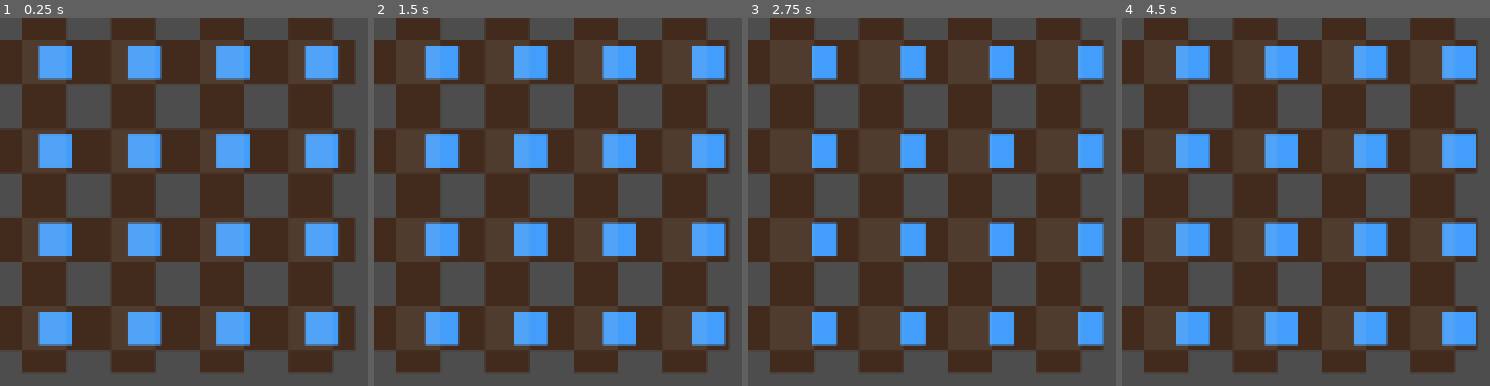
Above: before the commit, frames 1-4 (left to right).
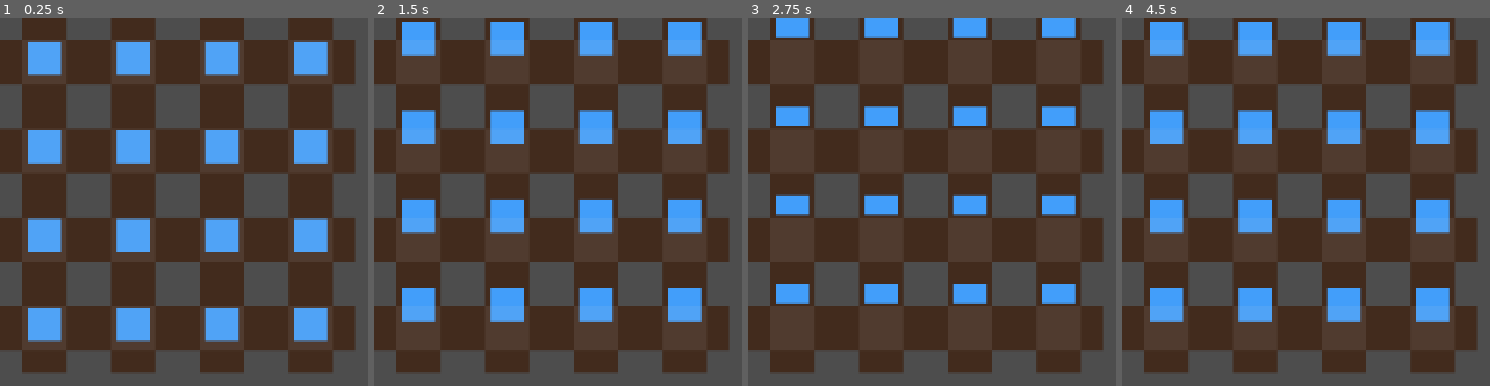
Above: after the commit, the same moments.

Repository: picasso250/gridworld
Game: Godot game, scene res://tube_test.tscn
The game is run twice, just before and just after one commit, with the same random seed, the same clock (stepped at 60 frames per second) and the same inputs.
Inputs (mouse positions are in pixels of both pictures, inside the frame that each line leads up to):
- Up to frame 1 (0.25 s): no input
- Up to frame 2 (1.5 s): move the mouse to (outside the picture) at 0.52 s; click (outside the picture) at 0.67 s; move the mouse to (outside the picture) at 1.27 s; click (outside the picture) at 1.42 s
- Up to frame 3 (2.75 s): move the mouse to (outside the picture) at 2.02 s; click (outside the picture) at 2.17 s
- Up to frame 4 (4.5 s): move the mouse to (outside the picture) at 2.77 s; click (outside the picture) at 2.92 s; move the mouse to (outside the picture) at 3.52 s; click (outside the picture) at 3.67 s; move the mouse to (1442, 330) at 4.27 s; click (1442, 330) at 4.42 s

The runs differ from the first frame. In frame 1, 12% of the frame differs, in the area x 7-93%, y 6-90%; in frame 2, 25%; in frame 3, 19%; in frame 4, 26%, in the area x 7-97%, y 1-90%.

Commit message:
8种动画

Diff:
--- a/tube.gd
+++ b/tube.gd
@@ -1,25 +1,29 @@
 extends Control
+
+enum Direction { RIGHT, UP, LEFT, DOWN }
+enum Movement { OUTWARD, INWARD }
 
 @export var x: int = 0
 @export var y: int = 0
-@export var cell_size: float = 64 # 格子宽度
-@export var pipe_width: float = 32 # 水管直径
-@export var pipe_thickness: float = 4 # 水管壁厚度
-@export var draw_left_pipe: bool = true # 是否画左半边的管道
-@export var draw_right_pipe: bool = true # 是否画右半边的管道
-@export var draw_top_pipe: bool = true # 是否画上半边的管道
-@export var draw_bottom_pipe: bool = true # 是否画下半边的管道
-@export var debug: bool = false # 是否开启调试模式
+@export var cell_size: float = 64
+@export var pipe_width: float = 32
+@export var pipe_thickness: float = 4
+@export var draw_left_pipe: bool = true
+@export var draw_right_pipe: bool = true
+@export var draw_top_pipe: bool = true
+@export var draw_bottom_pipe: bool = true
+@export var debug: bool = false
 
-# 参数化颜色
-@export var pipe_color: Color = Color(0.2, 0.1, 0.04, 1)  # 管壁颜色 (古铜色)
-@export var water_color: Color = Color(0.2, 0.6, 1.0, 1)  # 水的颜色 (鲜亮的蓝绿色)
+@export var pipe_color: Color = Color(0.2, 0.1, 0.04, 1)
+@export var water_color: Color = Color(0.2, 0.6, 1.0, 1)
 
-var water_size = pipe_width - pipe_thickness * 2 # 水的大小
+var water_size = pipe_width - pipe_thickness * 2
 
-var water_pos: Vector2 = Vector2(0, 0)  # 水的初始位置
-var water_target: Vector2 = Vector2(32, 0) # 水的目标位置
-var speed: float = 33 # 水流的速度，每秒移动的像素数
+var water_pos: Vector2 = Vector2(0, 0)
+@export var speed: float = 33
+@export var animation_direction: Direction = Direction.RIGHT
+@export var animation_movement: Movement = Movement.OUTWARD # Added parameter for inward/outward
+
 
 func _ready():
 	pass
@@ -51,13 +55,43 @@
 		draw_rect(Rect2(Vector2(-pipe_width / 2, -cell_size / 2), Vector2(pipe_width, cell_size)), cross_color)
 
 func _process(delta):
-	# 水的移动：每一帧根据速度更新水的水平位置
-	var direction = Vector2(1, 0)
-	water_pos += direction * speed * delta
+	var direction_vector = get_direction_vector(animation_direction, animation_movement)
+	water_pos += direction_vector * speed * delta
 
-	# 检查水的位置是否超出管道左边界
-	if water_pos.x > cell_size / 2:
-		# 水流回起始位置
-		water_pos.x = 0
+	# Check boundaries and reset if needed.  Logic depends on movement type.
+	if animation_movement == Movement.OUTWARD:
+		if abs(water_pos.x) > cell_size / 2 or abs(water_pos.y) > cell_size / 2:
+			water_pos = Vector2(0, 0)
+	else: #INWARD
+		if water_pos.distance_to(Vector2.ZERO) < 1: #Check if close enough to center
+			water_pos = get_edge_position(animation_direction)
+
 
 	queue_redraw()
+
+
+func get_direction_vector(direction: Direction, movement: Movement):
+	var base_vector = get_base_vector(direction)
+	return base_vector * ( 1 if movement == Movement.OUTWARD else -1)
+
+
+func get_base_vector(direction: Direction):
+	match direction:
+		Direction.RIGHT:
+			return Vector2(1, 0)
+		Direction.UP:
+			return Vector2(0, -1)
+		Direction.LEFT:
+			return Vector2(-1, 0)
+		Direction.DOWN:
+			return Vector2(0, 1)
+		_:
+			return Vector2(0, 0)
+
+func get_edge_position(direction: Direction):
+	match direction:
+		Direction.RIGHT: return Vector2(cell_size/2,0)
+		Direction.UP: return Vector2(0,-cell_size/2)
+		Direction.LEFT: return Vector2(-cell_size/2,0)
+		Direction.DOWN: return Vector2(0,cell_size/2)
+		_: return Vector2(0,0)
--- a/tube_wrap.tscn
+++ b/tube_wrap.tscn
@@ -13,3 +13,5 @@
 offset_top = 32.0
 offset_right = 32.0
 offset_bottom = 32.0
+speed = 11.0
+animation_direction = 1
